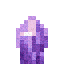
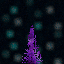
Layer changes from the first 64 x 64 image to the second:
showed group "Cooldown Calibrated" (4 layers) over (0, 0, 64, 64)
added layer "cooldown bottom" in group "Cooldown Calibrated" over (0, 0, 64, 64)
added layer "cooldown top" in group "Cooldown Calibrated" over (0, 0, 64, 64)
added layer "cooldown side #1" in group "Cooldown Calibrated" over (0, 32, 64, 64)
added layer "cooldown amethyst" in group "Cooldown Calibrated" over (16, 16, 48, 64)
showed group "Active Calibrated" (4 layers) over (0, 0, 64, 64)
added layer "active bottom" in group "Active Calibrated" over (0, 0, 64, 64)
added layer "active top" in group "Active Calibrated" over (0, 0, 64, 64)
added layer "active side #1" in group "Active Calibrated" over (0, 32, 64, 64)
added layer "active amethyst" in group "Active Calibrated" over (16, 16, 48, 64)
added layer "calibrated bottom" in group "Inactive Calibrated" over (0, 0, 64, 64)
added layer "inactive top" in group "Inactive Calibrated" over (0, 0, 64, 64)
added layer "inactive side #1" in group "Inactive Calibrated" over (0, 32, 64, 64)
showed group "Sculk Sensor" (12 layers) over (0, 0, 64, 64)
